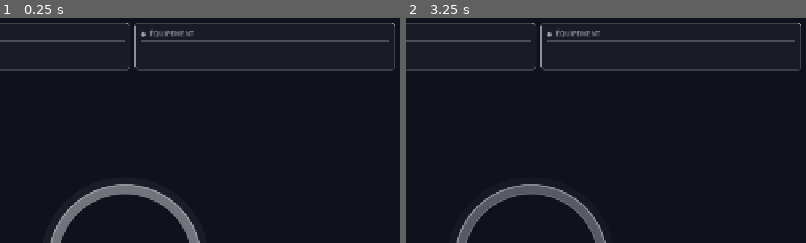
Above: before the commit, frames 1-2 (left to right).
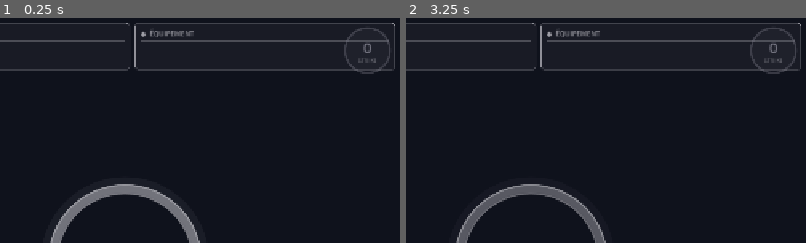
Above: after the commit, the same moments.

Repository: Rhend/Reliquary
Game: Godot game, scene res://scenes/combat/CombatScene.tscn
The game is run twice, just before and just after one commit, with the same random seed, the same clock (stepped at 60 frames per second) and the same inputs. This scene is started directly instead of the project's main scene.
Inputs (mouse positions are % of the whole screen's width and height, from its top left):
- Up to frame 1 (0.25 s): no input
- Up to frame 2 (3.25 s): click "⚔ Mettre fin à l'expédition" at 0.5 s; click "⚔ Mettre fin à l'expédition" at 1.25 s; click "⚔ Mettre fin à l'expédition" at 2 s; tap Enter at 2.75 s; move the mouse to (72, 45) at 2.77 s; click (72, 45) at 2.92 s
The pictures show only the part of the screen within x 50-100%, y 0-50%; the shares and areas given below are measured in that part.

The runs differ from the first frame. In frame 1, 0.4% of the frame differs, in the area x 86-98%, y 4-25%; in frame 2, 0.4%.

Commit message:
feat(combat): système Bonus Strike — compteur per-hit avec paliers XP
- EventBus : signaux bonus_strike_changed / bonus_strike_broken
- AdventureSystem : détection per-step via CombatPlayer.step_started,
  break sur coup ennemi ≥ 20 % PV max, multiplicateur XP x1.05→x1.50
  selon 6 paliers, strike_max inclus dans le résumé de cycle
- BonusStrikeWidget : overlay 80×80 top-right, cercle tier-coloré,
  animation pulse tier-up (scale + modulate), shake + flash rouge au break
- CombatScene : instancie le widget, overlay "STRIKE BRISÉ !" en fondu
- CycleSummaryScreen : ligne "Meilleur strike" avec compteur animé

Co-Authored-By: Claude Sonnet 4.6 <noreply@anthropic.com>

Diff:
--- a/scripts/autoloads/EventBus.gd
+++ b/scripts/autoloads/EventBus.gd
@@ -50,6 +50,14 @@
 # count = 0 si le combo a été cassé.
 @warning_ignore("unused_signal")
 signal combo_changed(count: int)
+
+# Émis quand le compteur de bonus strike change (incrément ou remise à zéro après un break).
+@warning_ignore("unused_signal")
+signal bonus_strike_changed(new_strike: int)
+
+# Émis quand un coup ennemi lourd brise la série de bonus strikes.
+@warning_ignore("unused_signal")
+signal bonus_strike_broken()
 
 # Émis quand un événement positif de soin restaure des PV.
 # amount = PV effectivement restaurés, new_hp = PV après soin.
--- /dev/null
+++ b/scripts/combat/BonusStrikeWidget.gd
@@ -0,0 +1,136 @@
+# ============================================================
+# BonusStrikeWidget.gd — Compteur de Bonus Strike (overlay combat).
+#
+# Cercle 80×80 affiché en overlay top-right dans CombatScene.
+# Incrémenté à chaque hit du héro, brisé sur coup lourd ennemi.
+#
+# Paliers :
+#   0       → gris (inactif)
+#   1–4     → blanc  (×1.05 XP)
+#   5–9     → jaune  (×1.10 XP)
+#   10–19   → orange (×1.20 XP)
+#   20–29   → or     (×1.35 XP)
+#   30+     → légendaire (×1.50 XP)
+# ============================================================
+class_name BonusStrikeWidget extends Control
+
+const SIZE:   float   = 80.0
+const RADIUS: float   = 36.0
+const CENTER: Vector2 = Vector2(40.0, 40.0)
+
+var _count_label: Label = null
+var _sub_label:   Label = null
+
+var _current_strike: int     = 0
+var _shake:          Vector2 = Vector2.ZERO
+var _shake_time:     float   = 0.0
+var _shake_amp:      float   = 0.0
+
+func _ready() -> void:
+	custom_minimum_size = Vector2(SIZE, SIZE)
+	mouse_filter        = MOUSE_FILTER_IGNORE
+
+	_count_label = Label.new()
+	_count_label.text = "0"
+	_count_label.horizontal_alignment = HORIZONTAL_ALIGNMENT_CENTER
+	_count_label.vertical_alignment   = VERTICAL_ALIGNMENT_CENTER
+	_count_label.custom_minimum_size  = Vector2(52.0, 30.0)
+	_count_label.add_theme_font_size_override("font_size", 24)
+	_count_label.add_theme_color_override("font_color", Color(0.50, 0.50, 0.55))
+	_count_label.mouse_filter = MOUSE_FILTER_IGNORE
+	_count_label.position = _label_pos()
+	add_child(_count_label)
+
+	_sub_label = Label.new()
+	_sub_label.text = "STRIKE"
+	_sub_label.horizontal_alignment = HORIZONTAL_ALIGNMENT_CENTER
+	_sub_label.custom_minimum_size  = Vector2(60.0, 14.0)
+	_sub_label.add_theme_font_size_override("font_size", 9)
+	_sub_label.add_theme_color_override("font_color", Color(0.55, 0.55, 0.58, 0.70))
+	_sub_label.mouse_filter = MOUSE_FILTER_IGNORE
+	_sub_label.position = _sublabel_pos()
+	add_child(_sub_label)
+
+	EventBus.bonus_strike_changed.connect(_on_strike_changed)
+	EventBus.bonus_strike_broken.connect(_on_strike_broken)
+
+func _process(delta: float) -> void:
+	if _shake_time <= 0.0:
+		return
+	_shake_time -= delta
+	if _shake_time <= 0.0:
+		_shake_time = 0.0
+		_shake      = Vector2.ZERO
+	else:
+		_shake = Vector2(randf_range(-_shake_amp, _shake_amp),
+						 randf_range(-_shake_amp, _shake_amp))
+	_count_label.position = _label_pos()    + _shake
+	_sub_label.position   = _sublabel_pos() + _shake
+	queue_redraw()
+
+func _draw() -> void:
+	var center := CENTER + _shake
+	var c      := _tier_color(_current_strike)
+	var dim    := 0.45 if _current_strike == 0 else 1.0
+	draw_circle(center, RADIUS, Color(c, 0.12 * dim))
+	draw_arc(center, RADIUS, 0.0, TAU, 64, Color(c, 0.80 * dim), 2.0, true)
+
+# ── Signaux ───────────────────────────────────────────────────
+
+func _on_strike_changed(new_strike: int) -> void:
+	var old_tier := _strike_tier(_current_strike)
+	var new_tier := _strike_tier(new_strike)
+	_current_strike = new_strike
+
+	var c := _tier_color(new_strike)
+	_count_label.text = str(new_strike)
+	_count_label.add_theme_color_override("font_color", c)
+	_sub_label.add_theme_color_override("font_color", Color(c.r, c.g, c.b, 0.65))
+	queue_redraw()
+
+	if new_strike > 0 and new_tier > old_tier:
+		_play_tier_up()
+
+func _on_strike_broken() -> void:
+	_shake_time = 0.42
+	_shake_amp  = 7.0
+	var tw := create_tween()
+	tw.tween_property(_count_label, "modulate", Color(1.2, 0.15, 0.15), 0.12)
+	tw.tween_interval(0.18)
+	tw.tween_property(_count_label, "modulate", Color.WHITE, 0.28)
+
+# ── Animations ────────────────────────────────────────────────
+
+func _play_tier_up() -> void:
+	pivot_offset = Vector2(SIZE * 0.5, SIZE * 0.5)
+	var tw := create_tween().set_parallel(true)
+	tw.tween_property(self, "scale",    Vector2(1.28, 1.28), 0.14) \
+		.set_ease(Tween.EASE_OUT).set_trans(Tween.TRANS_BACK)
+	tw.tween_property(self, "modulate", Color(1.5, 1.5, 1.5), 0.14)
+	tw.chain()
+	tw.tween_property(self, "scale",    Vector2.ONE, 0.22).set_ease(Tween.EASE_OUT)
+	tw.parallel().tween_property(self, "modulate", Color.WHITE, 0.22)
+
+# ── Helpers ───────────────────────────────────────────────────
+
+func _label_pos() -> Vector2:
+	return Vector2(CENTER.x - 26.0, CENTER.y - 22.0)
+
+func _sublabel_pos() -> Vector2:
+	return Vector2(CENTER.x - 30.0, CENTER.y + 9.0)
+
+func _tier_color(strike: int) -> Color:
+	if strike < 1:  return Color(0.50, 0.50, 0.55)
+	if strike < 5:  return Color.WHITE
+	if strike < 10: return UIColors.FILTER_ON
+	if strike < 20: return UIColors.DMG_HEAVY_HERO
+	if strike < 30: return UIColors.COMBO_COLOR
+	return UIColors.TIER_LEGENDAIRE
+
+func _strike_tier(strike: int) -> int:
+	if strike < 1:  return 0
+	if strike < 5:  return 1
+	if strike < 10: return 2
+	if strike < 20: return 3
+	if strike < 30: return 4
+	return 5
--- a/scripts/combat/CombatScene.gd
+++ b/scripts/combat/CombatScene.gd
@@ -34,6 +34,9 @@
 # ─── Combat ───────────────────────────────────────────────────
 var _combat_label: Label = null  # label "En combat..." affiché pendant un duel
 
+# ─── Bonus Strike ─────────────────────────────────────────────
+var _strike_widget: BonusStrikeWidget = null  # compteur de strikes en overlay top-right
+
 # ═══════════════════════════════════════════════════════════
 # Construit l'UI et connecte tous les signaux au démarrage.
 func _ready() -> void:
@@ -51,6 +54,7 @@
 	root.add_child(_build_info_bar())
 	root.add_child(_build_circles_area())
 	root.add_child(_build_footer())
+	_build_strike_widget()
 
 # ── Circles ────────────────────────────────────────────────
 
@@ -167,6 +171,7 @@
 	EventBus.adventure_stopped.connect(_on_adventure_stopped)
 	CombatPlayer.step_started.connect(_on_step_started)
 	CombatPlayer.step_ended.connect(_on_step_ended)
+	EventBus.bonus_strike_broken.connect(_on_bonus_strike_broken)
 
 # ═══════════════════════════════════════════════════════════
 #  Handlers signaux
@@ -304,6 +309,41 @@
 	AdventureSystem.stop_adventure()
 
 # ═══════════════════════════════════════════════════════════
+#  Bonus Strike
+# ═══════════════════════════════════════════════════════════
+
+# Positionne le widget circulaire en overlay top-right de la scène.
+func _build_strike_widget() -> void:
+	_strike_widget              = BonusStrikeWidget.new()
+	_strike_widget.anchor_left  = 1.0
+	_strike_widget.anchor_right = 1.0
+	_strike_widget.anchor_top   = 0.0
+	_strike_widget.anchor_bottom = 0.0
+	_strike_widget.offset_left   = -(BonusStrikeWidget.SIZE + 12.0)
+	_strike_widget.offset_right  = -12.0
+	_strike_widget.offset_top    = 12.0
+	_strike_widget.offset_bottom = 12.0 + BonusStrikeWidget.SIZE
+	add_child(_strike_widget)
+
+# Affiche un flash "STRIKE BRISÉ !" centré, puis disparaît.
+func _on_bonus_strike_broken() -> void:
+	var lbl := Label.new()
+	lbl.text = "STRIKE BRISÉ !"
+	lbl.set_anchors_preset(Control.PRESET_FULL_RECT)
+	lbl.horizontal_alignment = HORIZONTAL_ALIGNMENT_CENTER
+	lbl.vertical_alignment   = VERTICAL_ALIGNMENT_CENTER
+	lbl.add_theme_font_size_override("font_size", 36)
+	lbl.add_theme_color_override("font_color", UIColors.LOG_DEFEAT)
+	lbl.modulate.a = 0.0
+	lbl.mouse_filter = Control.MOUSE_FILTER_IGNORE
+	add_child(lbl)
+	var tw := create_tween()
+	tw.tween_property(lbl, "modulate:a", 0.88, 0.14)
+	tw.tween_interval(0.42)
+	tw.tween_property(lbl, "modulate:a", 0.0, 0.32)
+	tw.tween_callback(lbl.queue_free)
+
+# ═══════════════════════════════════════════════════════════
 #  Idle entre événements
 # ═══════════════════════════════════════════════════════════
 
--- a/scripts/scenes/CycleSummaryScreen.gd
+++ b/scripts/scenes/CycleSummaryScreen.gd
@@ -195,6 +195,7 @@
 	var positive_evts := data.get("positive_events", 0) as int
 	var traps         := data.get("traps_triggered", 0) as int
 	var combo_max     := data.get("combo_max",       0) as int
+	var strike_max    := data.get("strike_max",      0) as int
 	var loot          := data.get("loot_total",      0) as int
 	var luck          := data.get("cycle_luck",       0) as int
 
@@ -206,22 +207,26 @@
 		UIColors.HEAL_COLOR  if positive_evts > 0 else UIColors.TEXT_MUTED)
 
 	# Colonne droite
-	var lbl_trap  := _stat_row_into(right, "Pièges",
-		UIColors.LOG_TRAP   if traps > 0     else UIColors.TEXT_MUTED)
-	var lbl_combo := _stat_row_into(right, "Meilleur combo",
-		UIColors.COMBO_COLOR if combo_max > 1 else UIColors.TEXT_MUTED)
-	var lbl_loot  := _stat_row_into(right, "Objets", UIColors.LOG_LOOT)
+	var lbl_trap   := _stat_row_into(right, "Pièges",
+		UIColors.LOG_TRAP    if traps > 0      else UIColors.TEXT_MUTED)
+	var lbl_combo  := _stat_row_into(right, "Meilleur combo",
+		UIColors.COMBO_COLOR if combo_max > 1  else UIColors.TEXT_MUTED)
+	var lbl_strike := _stat_row_into(right, "Meilleur strike",
+		UIColors.FILTER_ON   if strike_max > 0 else UIColors.TEXT_MUTED)
+	var lbl_loot   := _stat_row_into(right, "Objets", UIColors.LOG_LOOT)
 
 	# Texte initial avec préfixe/suffixe (visible avant que le compteur démarre)
-	lbl_combo.text = "x0"
+	lbl_combo.text  = "x0"
+	lbl_strike.text = "x0"
 
 	# Enregistrement des compteurs (colonne gauche d'abord, puis droite)
-	_stat_anims.append({"label": lbl_ev,    "target": events_total,  "prefix": "",  "suffix": ""})
-	_stat_anims.append({"label": lbl_cbt,   "target": combats_won,   "prefix": "",  "suffix": ""})
-	_stat_anims.append({"label": lbl_pos,   "target": positive_evts, "prefix": "",  "suffix": ""})
-	_stat_anims.append({"label": lbl_trap,  "target": traps,         "prefix": "",  "suffix": ""})
-	_stat_anims.append({"label": lbl_combo, "target": combo_max,     "prefix": "x", "suffix": ""})
-	_stat_anims.append({"label": lbl_loot,  "target": loot,          "prefix": "",  "suffix": ""})
+	_stat_anims.append({"label": lbl_ev,     "target": events_total,  "prefix": "",  "suffix": ""})
+	_stat_anims.append({"label": lbl_cbt,    "target": combats_won,   "prefix": "",  "suffix": ""})
+	_stat_anims.append({"label": lbl_pos,    "target": positive_evts, "prefix": "",  "suffix": ""})
+	_stat_anims.append({"label": lbl_trap,   "target": traps,         "prefix": "",  "suffix": ""})
+	_stat_anims.append({"label": lbl_combo,  "target": combo_max,     "prefix": "x", "suffix": ""})
+	_stat_anims.append({"label": lbl_strike, "target": strike_max,    "prefix": "x", "suffix": ""})
+	_stat_anims.append({"label": lbl_loot,   "target": loot,          "prefix": "",  "suffix": ""})
 
 	if luck > 0:
 		var lbl_luck := _stat_row_into(right, "Luck", UIColors.FILTER_ON)
--- a/scripts/systems/AdventureSystem.gd
+++ b/scripts/systems/AdventureSystem.gd
@@ -36,6 +36,7 @@
 const DEFAULT_REGEN_PCT:    float = 0.15
 const COMBO_HP_THRESHOLD:   float = 0.25
 const COMBO_ATK_BONUS_PCT:  float = 0.05   # +5 % ATK par niveau de combo au-dessus de 1
+const STRIKE_BREAK_THRESHOLD: float = 0.20  # coup ennemi ≥ 20 % PV max brise le strike
 
 # ─── Modificateurs de cycle disponibles ─────────────────────
 const CYCLE_MODIFIERS: Array = [
@@ -88,6 +89,9 @@
 var _cycle_xp_passives_total:  float      = 0.0
 var _cycle_xp_passives_detail: Dictionary = {}
 
+var _bonus_strike:     int = 0   # compteur de hits héro consécutifs sans break
+var _bonus_strike_max: int = 0   # meilleur strike atteint dans le cycle
+
 func _ready() -> void:
 	_encounter_timer          = Timer.new()
 	_encounter_timer.one_shot = true
@@ -95,6 +99,7 @@
 	add_child(_encounter_timer)
 	EventBus.combat_ended.connect(_on_combat_ended)
 	EventBus.xp_gained.connect(_on_xp_gained_tracking)
+	CombatPlayer.step_started.connect(_on_step_started_strike)
 
 # Accumule l'XP biome et passifs pour le résumé de cycle.
 # Appelé par EventBus.xp_gained à chaque attribution MasterySystem.
@@ -130,6 +135,8 @@
 	current_hp       = _get_max_hp()
 
 	_combo_count             = 0
+	_bonus_strike            = 0
+	_bonus_strike_max        = 0
 	_first_encounter_pending = true
 
 	# Réinitialise les statistiques du cycle
@@ -151,6 +158,7 @@
 
 	GameData.player["active_biome_id"] = biome_id
 	EventBus.adventure_started.emit(biome_id)
+	EventBus.bonus_strike_changed.emit(0)
 	_schedule_next_encounter()
 
 # Interrompt l'aventure en cours (bouton "Mettre fin à l'expédition").
@@ -161,7 +169,8 @@
 	_encounter_timer.stop()
 	if CombatPlayer.is_playing:
 		CombatPlayer.stop()
-	_cycle_combo_max = maxi(_cycle_combo_max, _combo_count)
+	_cycle_combo_max  = maxi(_cycle_combo_max,  _combo_count)
+	_bonus_strike_max = maxi(_bonus_strike_max, _bonus_strike)
 	CycleData.last_cycle_summary = _build_summary(false)
 	EventBus.adventure_stopped.emit()
 
@@ -316,10 +325,11 @@
 
 # Distribue l'XP, le loot et les ingrédients après une victoire.
 func _resolve_victory(enemy: Dictionary) -> void:
-	var xp_base   = float(enemy.get("xp_reward", 10))
-	var gen_tier  = int(enemy.get("tier", 0))
-	var xp_mult   = float(current_modifier.get("xp_mult", 1.0))
-	var xp_earned = xp_base * xp_mult
+	var xp_base     = float(enemy.get("xp_reward", 10))
+	var gen_tier    = int(enemy.get("tier", 0))
+	var xp_mult     = float(current_modifier.get("xp_mult", 1.0))
+	var strike_mult = _get_strike_xp_mult()
+	var xp_earned   = xp_base * xp_mult * strike_mult
 
 	# XP aux passifs actifs
 	MasterySystem.add_xp_to_all_active(xp_earned, gen_tier)
@@ -484,11 +494,37 @@
 		_cycle_loot += drops.size()
 		EventBus.loot_dropped.emit(drops, "Biome")
 
+# Vérifie chaque step de combat : incrémente le strike si le héro attaque,
+# le brise si l'ennemi inflige un coup lourd (≥ STRIKE_BREAK_THRESHOLD % PV max).
+func _on_step_started_strike(step: CombatStep) -> void:
+	if not is_running:
+		return
+	if step.attacker == "hero":
+		_bonus_strike    += 1
+		_bonus_strike_max = maxi(_bonus_strike_max, _bonus_strike)
+		EventBus.bonus_strike_changed.emit(_bonus_strike)
+	else:
+		var max_hp := _get_max_hp()
+		if max_hp > 0.0 and float(step.damage) / max_hp >= STRIKE_BREAK_THRESHOLD:
+			_bonus_strike = 0
+			EventBus.bonus_strike_changed.emit(0)
+			EventBus.bonus_strike_broken.emit()
+
+# Multiplicateur XP selon le palier de strike courant (appliqué par victoire).
+func _get_strike_xp_mult() -> float:
+	if _bonus_strike < 1:  return 1.00
+	if _bonus_strike < 5:  return 1.05
+	if _bonus_strike < 10: return 1.10
+	if _bonus_strike < 20: return 1.20
+	if _bonus_strike < 30: return 1.35
+	return 1.50
+
 # Clôt le cycle et émet adventure_cycle_ended avec toutes les statistiques.
 func _end_adventure(victory: bool) -> void:
 	is_running = false
 	_encounter_timer.stop()
-	_cycle_combo_max = maxi(_cycle_combo_max, _combo_count)
+	_cycle_combo_max  = maxi(_cycle_combo_max,  _combo_count)
+	_bonus_strike_max = maxi(_bonus_strike_max, _bonus_strike)
 	var summary := _build_summary(victory)
 	CycleData.last_cycle_summary = summary
 	EventBus.adventure_cycle_ended.emit(summary)
@@ -512,4 +548,5 @@
 		"positive_events":      _cycle_positive_events,
 		"traps_triggered":      _cycle_traps_triggered,
 		"cycle_luck":           _cycle_luck,
+		"strike_max":           _bonus_strike_max,
 	}
